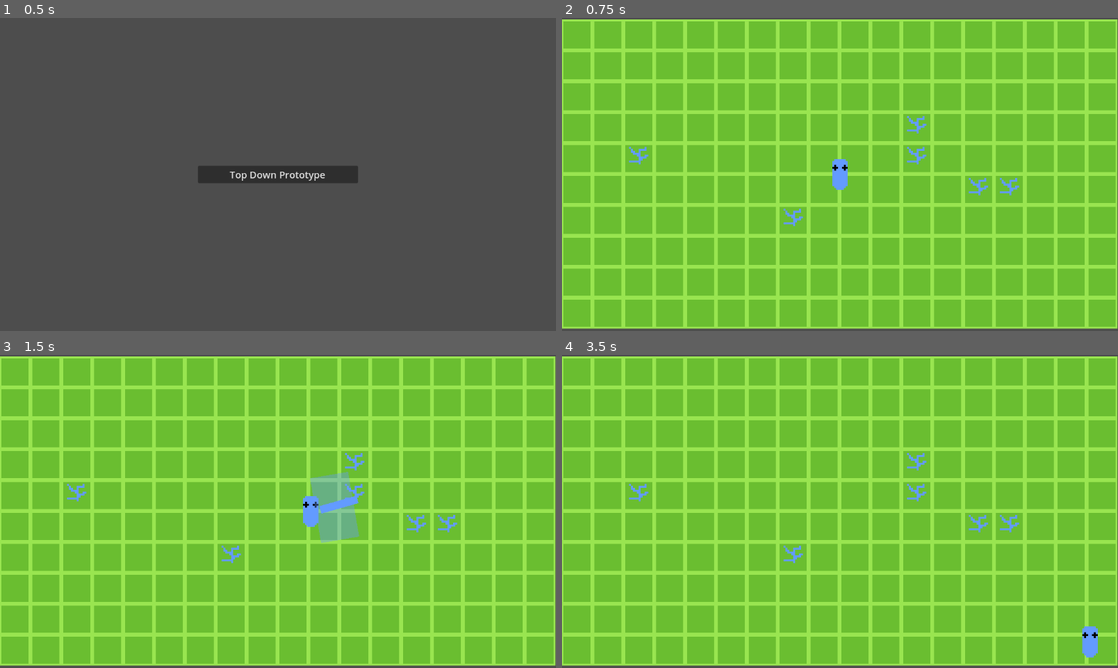
Above: before the commit, frames 1-4 (two rows, left to right).
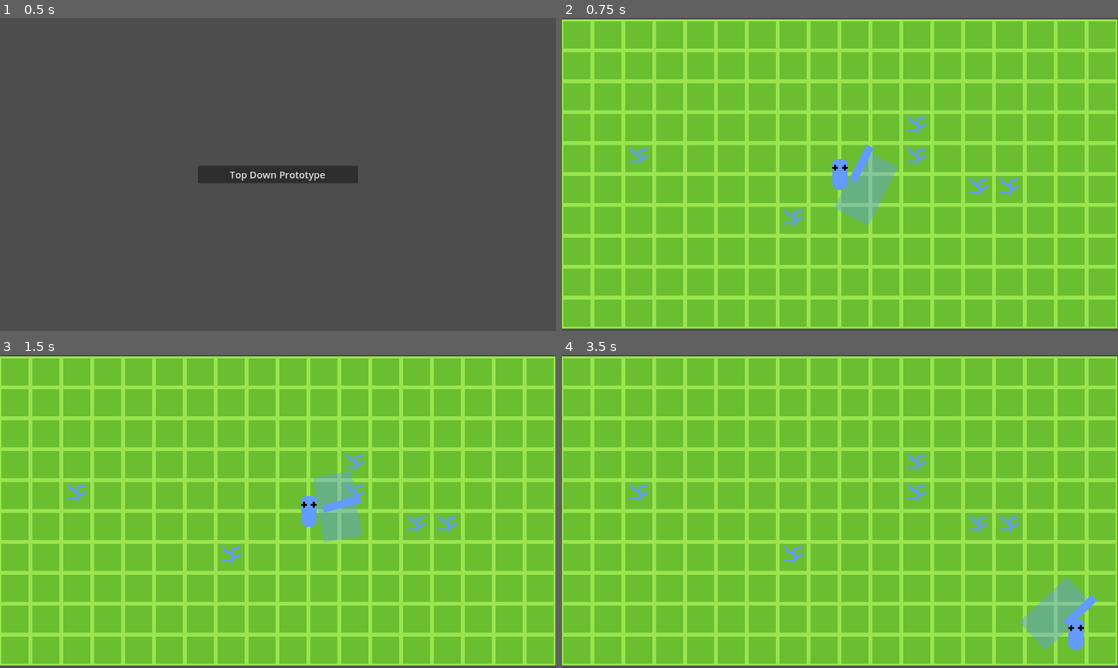
Above: after the commit, the same moments.

Repository: lowmoya/NexusEscape
Game: Godot game, scene res://mainmenu.tscn
Same seed, same stepped clock (60 frames per second), same inputs: the game is played once before the commit and once after it.
Inputs (mouse positions are in pixels of both pictures, inside the frame that each line leads up to):
- Up to frame 1 (0.5 s): no input
- Up to frame 2 (0.75 s): click "Top Down Prototype" at 0.5 s
- Up to frame 3 (1.5 s): tap Enter at 1.25 s; move the mouse to (400, 495) at 1.27 s; hold D (move_right) from 1.28 s (still down); click (400, 495) at 1.35 s
- Up to frame 4 (3.5 s): move the mouse to (728, 527) at 2.02 s; release D (move_right) at 2.03 s; hold S (move_down) 2.03-2.78 s; click (728, 527) at 2.1 s; move the mouse to (895, 442) at 2.77 s; hold D (move_right) from 2.78 s (still down); click (895, 442) at 2.85 s

Frame 1 is identical in both runs. In frame 2, 1.5% of the frame differs, in the area x 49-61%, y 40-67%; in frame 3, 0.3%; in frame 4, 2.0%, in the area x 82-97%, y 70-97%.

Commit message:
Abstraction of weapons

Diff:
--- a/Entities/Player.gd
+++ b/Entities/Player.gd
@@ -1,17 +1,31 @@
 extends CharacterBody2D
 
-@export var Sword = preload("res://Prefabs/sword.tscn")
-var sword = null
+enum {SWORD_WE, GUN_WE}
+var held = null
+var weapons = [ null , null]
+@export var weapon = SWORD_WE
 
-@export var speed = 360
+@export var speed = 340
 @export var acceleration = 90
 var movement = Vector2.ZERO
 
-func updateSword():
-	sword.position = position
+
+
+func updateHeld():
 	var offset = get_viewport().get_mouse_position() - global_position
-	sword.rotation = tanh(offset.y / offset.x) if offset.x > 0 else tanh(offset.y / offset.x) - PI
-	get_tree().current_scene.add_child(sword)
+	held.rotation = atan(offset.y / offset.x)
+	if offset.x < 0:
+		held.rotation += PI
+		held.scale.y = -1
+	else:
+		held.scale.y = 1
+
+
+func _ready():
+	held = get_node("Held")
+	updateHeld()
+
+	weapons[SWORD_WE] = get_node("Held/Sword")
 
 
 func _process(_delta):
@@ -22,13 +36,11 @@
 	if movement.x != 0 and movement.y != 0:
 		movement *= .71
 
-	if Input.is_action_just_pressed("left_click") and sword == null:
-		sword = Sword.instantiate()
-		updateSword()
+	if Input.is_action_just_pressed("attack_main") and weapons[weapon].idle:
+		weapons[weapon].attack()
+
 
 func _physics_process(delta):
 	velocity = lerp(velocity, movement, acceleration * delta)
 	move_and_slide()
-
-	if sword != null:
-		updateSword()
+	updateHeld()
--- /dev/null
+++ b/Prefabs/gun.gd
@@ -0,0 +1,12 @@
+extends Node2D
+
+class_name Gun
+
+# Called when the node enters the scene tree for the first time.
+func _ready():
+	pass # Replace with function body.
+
+
+# Called every frame. 'delta' is the elapsed time since the previous frame.
+func _process(delta):
+	pass
--- /dev/null
+++ b/Prefabs/gun.tscn
@@ -0,0 +1,6 @@
+[gd_scene load_steps=2 format=3 uid="uid://bwb3q2u1hv0j3"]
+
+[ext_resource type="Script" path="res://Prefabs/gun.gd" id="1_sl4md"]
+
+[node name="gun" type="Node2D"]
+script = ExtResource("1_sl4md")
--- a/Prefabs/sword.gd
+++ b/Prefabs/sword.gd
@@ -1,26 +1,56 @@
-extends Node2D
+extends Weapon
 
-var container = null
+var HitArea = null
 
+var angle = -PI / 2
 @export var speed = 4 * PI
-var angle = -PI / 2
-var clockwise = true
+
+func _ready():
+	HitArea = get_node("HitArea")
 
 
-func _ready():
-	container = get_node("HitArea")
-	if get_viewport().get_mouse_position().x < global_position.x:
-		speed *= -1
-		angle *= -1
-		clockwise = false
-	container.rotation = angle
+func attack():
+	idle = false
+
+
 
 func _physics_process(delta):
+	if idle:
+		return
+
 	angle += speed * delta
-	if clockwise:
-		if angle >= PI / 2:
-			queue_free()
-	else:
-		if angle <= -PI / 2:
-			queue_free();
-	container.rotation = angle
+	if angle >= PI / 2:
+		angle = -PI /2
+		idle = true
+	HitArea.rotation = angle
+
+
+#
+#class_name Sword
+#
+#var container = null
+#
+#@export var speed = 4 * PI
+#var angle = -PI / 2
+#var clockwise = true
+#
+#func swing():
+#	pass
+#
+#func _ready():
+#	container = get_node("HitArea")
+#	if get_viewport().get_mouse_position().x < global_position.x:
+#		speed *= -1
+#		angle *= -1
+#		clockwise = false
+#	container.rotation = angle
+#
+#func _physics_process(delta):
+#	angle += speed * delta
+#	if clockwise:
+#		if angle >= PI / 2:
+#			queue_free()
+#	else:
+#		if angle <= -PI / 2:
+#			queue_free();
+#	container.rotation = angle
--- a/Prefabs/sword.tscn
+++ b/Prefabs/sword.tscn
@@ -12,6 +12,7 @@
 
 [node name="HitArea" type="CharacterBody2D" parent="."]
 position = Vector2(20, 0)
+rotation = -1.5708
 
 [node name="HitBox" type="CollisionShape2D" parent="HitArea"]
 position = Vector2(40, 0)
--- /dev/null
+++ b/Prefabs/weapon.gd
@@ -0,0 +1,8 @@
+extends Node
+
+class_name Weapon
+
+var idle = true
+
+func attack():
+	print("Attack unimplemented !!")
--- a/project.godot
+++ b/project.godot
@@ -46,10 +46,9 @@
 , Object(InputEventKey,"resource_local_to_scene":false,"resource_name":"","device":-1,"window_id":0,"alt_pressed":false,"shift_pressed":false,"ctrl_pressed":false,"meta_pressed":false,"pressed":false,"keycode":0,"physical_keycode":4194322,"key_label":0,"unicode":0,"echo":false,"script":null)
 ]
 }
-left_click={
+attack_main={
 "deadzone": 0.5,
 "events": [Object(InputEventMouseButton,"resource_local_to_scene":false,"resource_name":"","device":-1,"window_id":0,"a …(257 unchanged characters)…
-, Object(InputEventKey,"resource_local_to_scene":false,"resource_name":"","device":-1,"window_id":0,"alt_pressed":false,"shift_pressed":false,"ctrl_pressed":false,"meta_pressed":false,"pressed":false,"keycode":0,"physical_keycode":88,"key_label":0,"unicode":113,"echo":false,"script":null)
 ]
 }
 
--- a/topdown.tscn
+++ b/topdown.tscn
@@ -1,8 +1,9 @@
-[gd_scene load_steps=7 format=3 uid="uid://dr5kg4jfnuwbm"]
+[gd_scene load_steps=8 format=3 uid="uid://dr5kg4jfnuwbm"]
 
 [ext_resource type="Texture2D" uid="uid://bhcnox8yqsn6m" path="res://stdfloor.png" id="1_pdw3i"]
 [ext_resource type="Script" path="res://Entities/Player.gd" id="2_v5mm1"]
 [ext_resource type="Texture2D" uid="uid://i81owtip0pv6" path="res://Entities/player.png" id="3_eng6k"]
+[ext_resource type="PackedScene" uid="uid://bpisn7glxa323" path="res://Prefabs/sword.tscn" id="4_vyli8"]
 
 [sub_resource type="TileSetAtlasSource" id="TileSetAtlasSource_dnfsx"]
 resource_name = "standard floor"
@@ -39,10 +40,15 @@
 [node name="Player" type="CharacterBody2D" parent="Scene"]
 script = ExtResource("2_v5mm1")
 
-[node name="Sprite2D" type="Sprite2D" parent="Scene/Player"]
+[node name="Sprite" type="Sprite2D" parent="Scene/Player"]
 scale = Vector2(4, 4)
 texture = ExtResource("3_eng6k")
 metadata/_edit_lock_ = true
 
-[node name="CollisionShape2D" type="CollisionShape2D" parent="Scene/Player"]
+[node name="HitBox" type="CollisionShape2D" parent="Scene/Player"]
 shape = SubResource("CapsuleShape2D_22ls6")
+
+[node name="Held" type="Node2D" parent="Scene/Player"]
+
+[node name="Sword" parent="Scene/Player/Held" instance=ExtResource("4_vyli8")]
+position = Vector2(10, 0)
